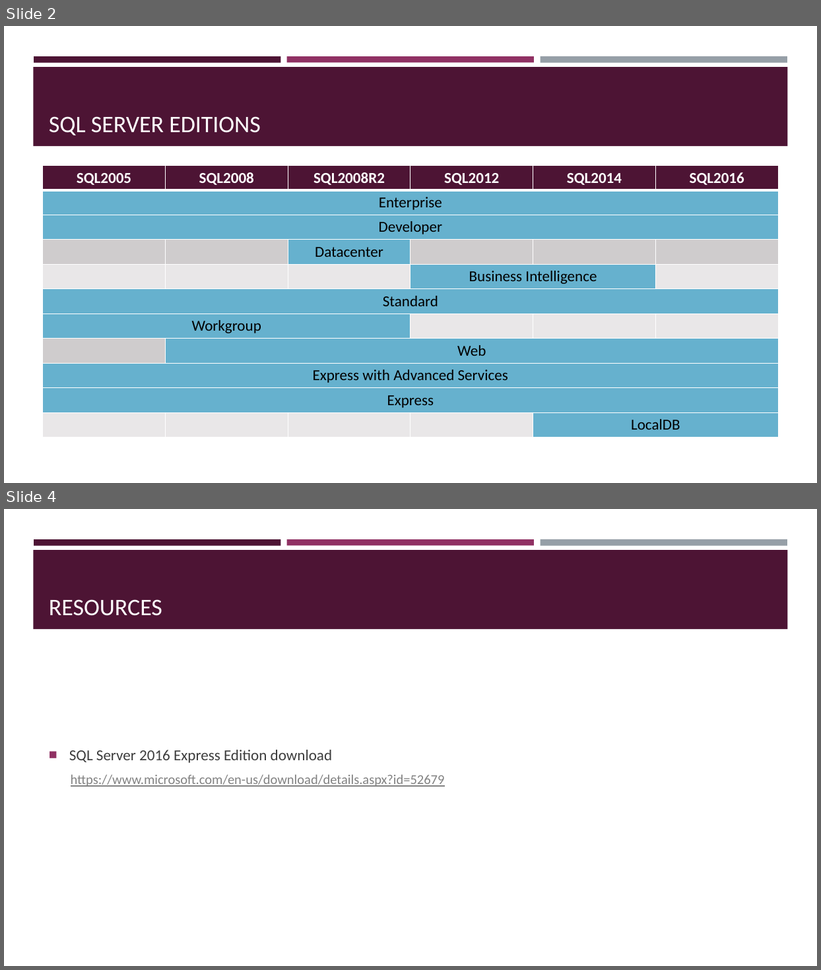
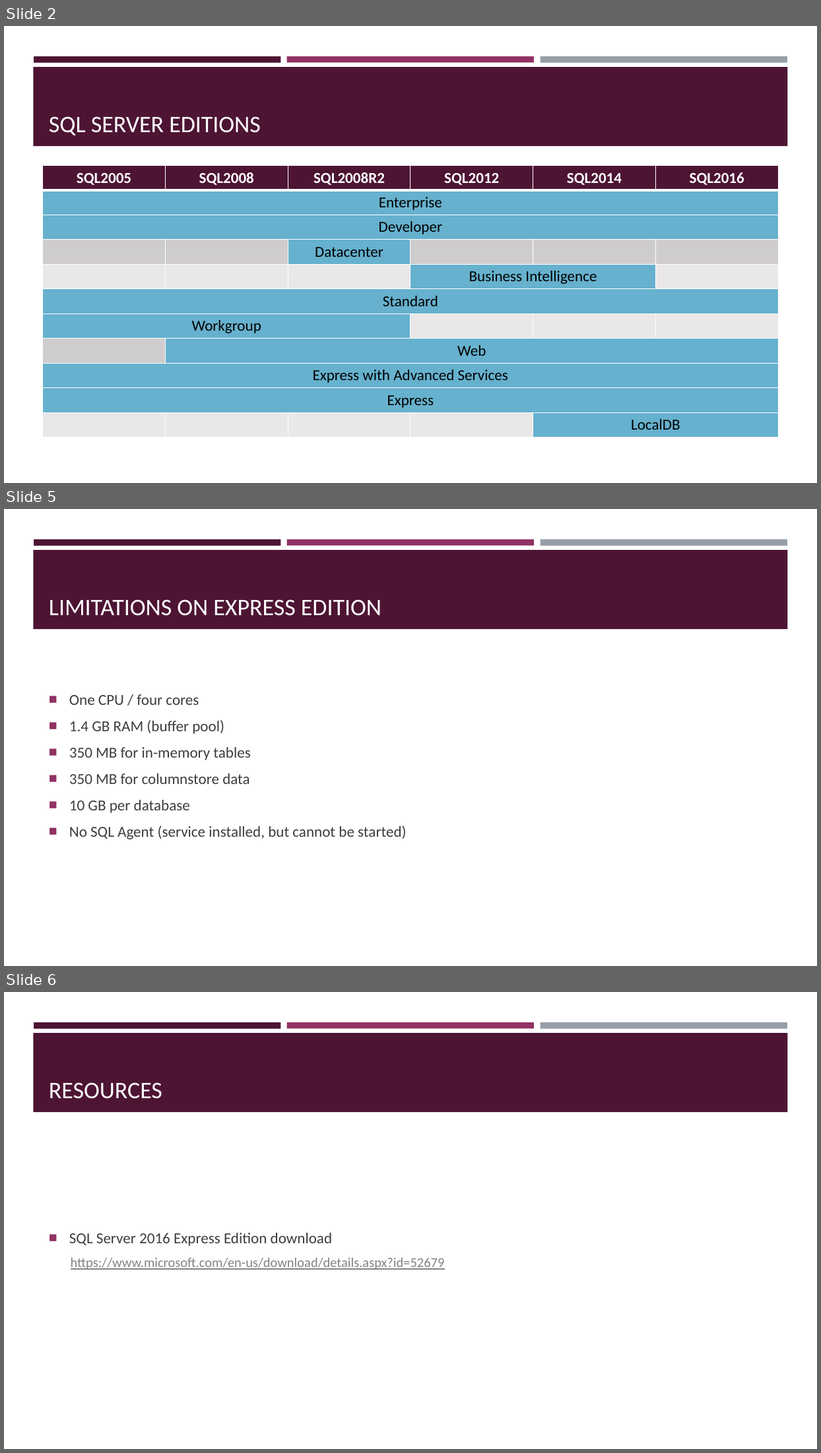
Before and after one commit to sqltran/SevenAwesomeSQLFeatures, a slide deck: AwesomeFreeSQLServerFeatures.pptx. Shown one above the other, each under a label of ours: slides 2 and 4 before the commit, slides 2, 5 and 6 after it; the slides between them are not shown. The pictures are 821x970 and 821x1453 pixels, drawn with LibreOffice and Linux fonts; fonts in the diff are those of the drawing. Boxes give left, top, right and bottom in pixels: in the first picture for what was removed or moved away, otherwise in the second. Text is boxed around its words. In the diff, an @@ line names an element or a change of style, - is before the commit and + after.

Commit message:
Add slides for new features and limitations.

```diff
--- a/AwesomeFreeSQLServerFeatures.pptx
+++ b/AwesomeFreeSQLServerFeatures.pptx
@@ slide 5 added at [4, 509, 817, 966], background #FFFFFF; not listed: 4 template elements that a slide beside it also shows @@
@@ title added at [49, 599, 382, 616], 28 pt, text #FFFFFF @@
+LIMITATIONS ON EXPRESS EDITION
@@ text added at [69, 694, 406, 840], 18 pt, text #3D3D3D @@
+■ One CPU / four cores
+■ 1.4 GB RAM (buffer pool)
+■ 350 MB for in-memory tables
+■ 350 MB for columnstore data
+■ 10 GB per database
+■ No SQL Agent (service installed, but cannot be started)
@@ what was slide 4 is now slide 6 @@
```
Also in this commit, not shown: 2 slides changed, 1 other slide added.
